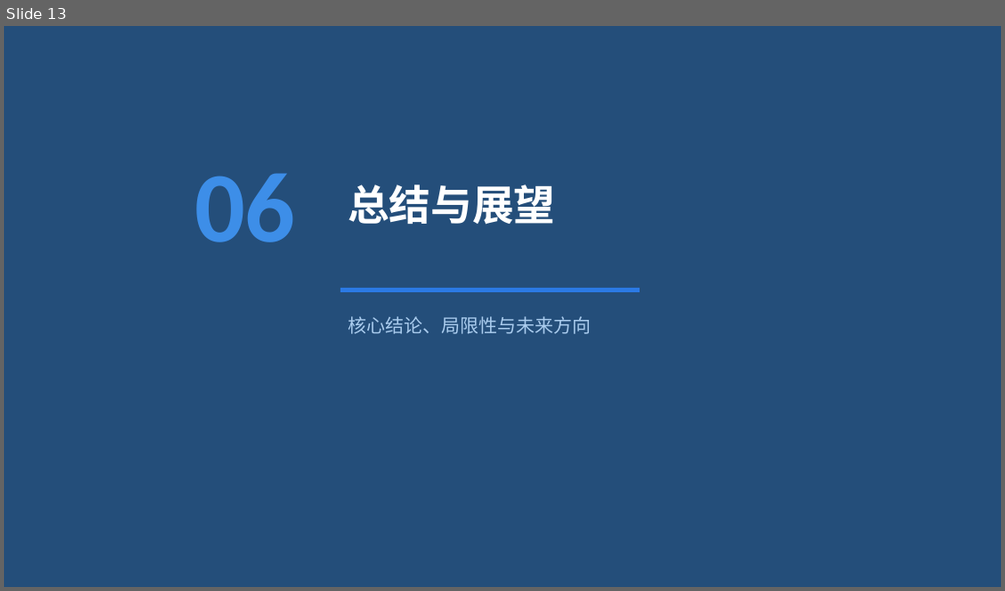
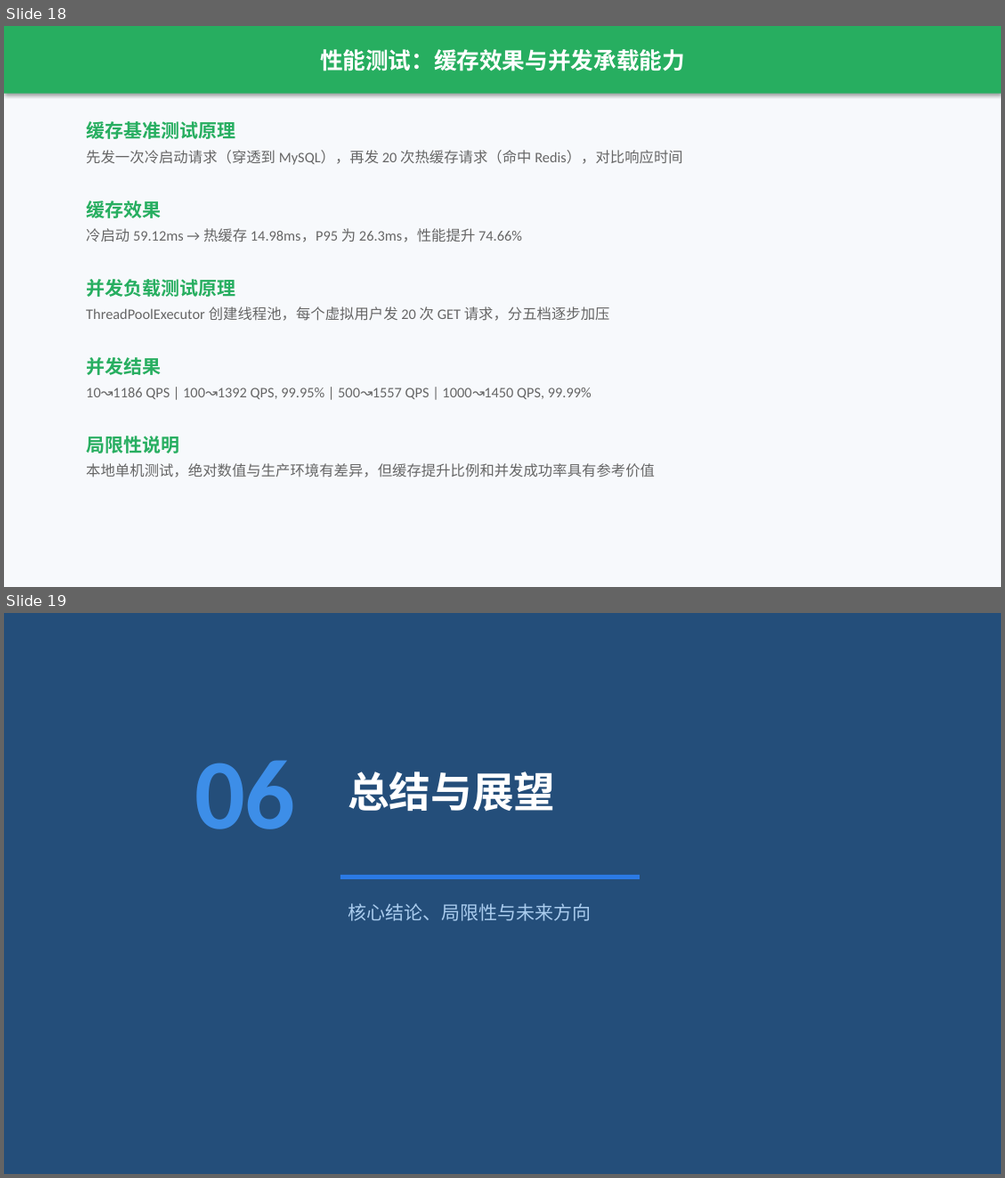
Before and after one commit to Wkjlovec/graduation_project_zhuang, a slide deck: docs/答辩PPT.pptx. Shown one above the other, each under a label of ours: slide 13 before the commit, slides 18 and 19 after it. The pictures are 1005x591 and 1005x1178 pixels, drawn with LibreOffice and Linux fonts; fonts in the diff are those of the drawing. Boxes give left, top, right and bottom in pixels: in the first picture for what was removed or moved away, otherwise in the second. Text is boxed around its words. In the diff, an @@ line names an element or a change of style, - is before the commit and + after.

```diff
--- a/docs/答辩PPT.pptx
+++ b/docs/答辩PPT.pptx
@@ slide 18 added at (4,26,1001,587), background #F7F9FC @@
@@ rectangle added at (4,26,1001,94), fill #27AE60, 22 pt, text #FFFFFF, bold @@
+性能测试：缓存效果与并发承载能力
@@ text added at (86,121,235,139), 18 pt, text #27AE60, bold @@
+缓存基准测试原理
@@ text added at (86,150,682,165), 14 pt, text #666666 @@
+先发一次冷启动请求（穿透到 MySQL），再发 20 次热缓存请求（命中 Redis），对比响应时间
@@ text added at (86,200,161,218), 18 pt, text #27AE60, bold @@
+缓存效果
@@ text added at (86,228,522,242), 14 pt, text #666666 @@
+冷启动 59.12ms → 热缓存 14.98ms，P95 为 26.3ms，性能提升 74.66%
@@ text added at (86,279,235,297), 18 pt, text #27AE60, bold @@
+并发负载测试原理
@@ text added at (86,306,610,321), 14 pt, text #666666 @@
+ThreadPoolExecutor 创建线程池，每个虚拟用户发 20 次 GET 请求，分五档逐步加压
@@ text added at (86,357,161,375), 18 pt, text #27AE60, bold @@
+并发结果
@@ text added at (86,387,591,399), 14 pt, text #666666 @@
+10↝1186 QPS | 100↝1392 QPS, 99.95% | 500↝1557 QPS | 1000↝1450 QPS, 99.99%
@@ text added at (86,435,179,453), 18 pt, text #27AE60, bold @@
+局限性说明
@@ text added at (86,463,655,477), 14 pt, text #666666 @@
+本地单机测试，绝对数值与生产环境有差异，但缓存提升比例和并发成功率具有参考价值
@@ what was slide 13 is now slide 19 @@
```
Also in this commit, not shown: 5 other slides added, 1 other file.
